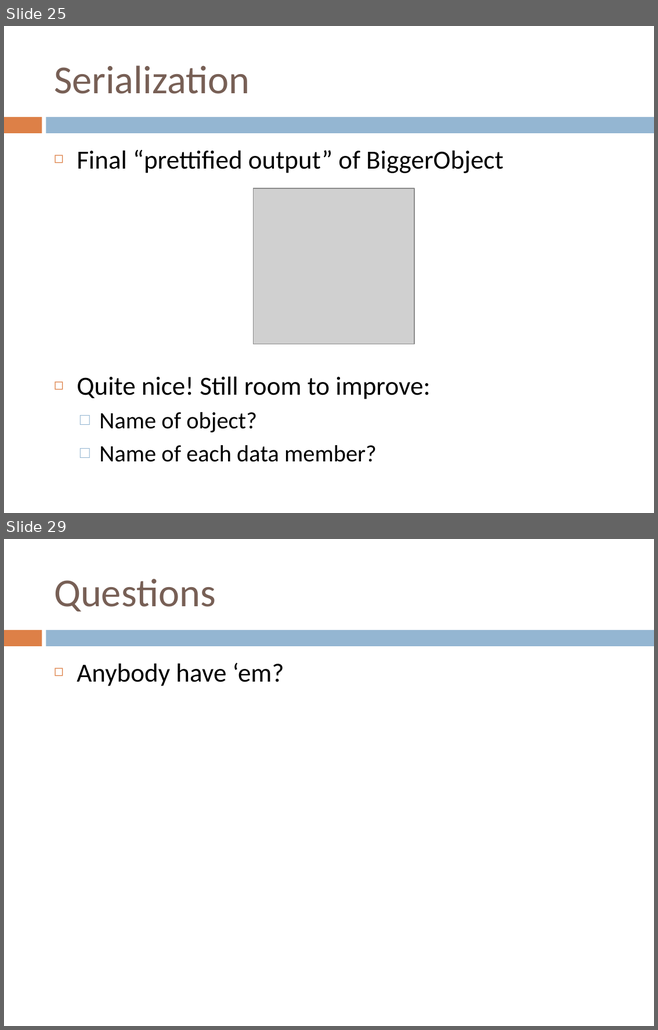
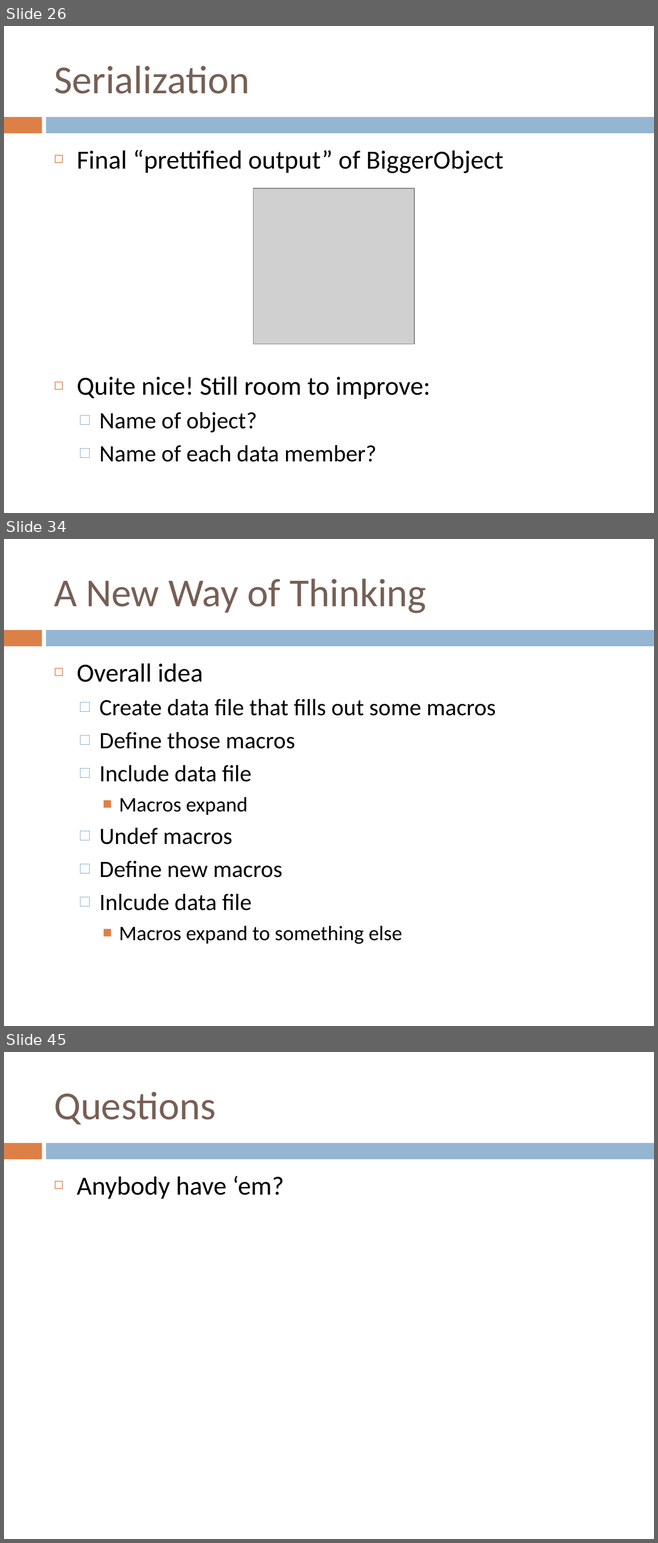
Before and after one commit to RandyGaul/GAM150Slides, a slide deck: GAM150_Club_Serialization.pptx. Shown one above the other, each under a label of ours: slides 25 and 29 before the commit, slides 26, 34 and 45 after it; the slides between them are not shown. The pictures are 658x1030 and 658x1543 pixels, drawn with LibreOffice and Linux fonts; fonts in the diff are those of the drawing; grey boxes stand for pictures. Boxes give left, top, right and bottom in pixels: in the first picture for what was removed or moved away, otherwise in the second. Text is boxed around its words. In the diff, an @@ line names an element or a change of style, - is before the commit and + after.

```diff
--- a/GAM150_Club_Serialization.pptx
+++ b/GAM150_Club_Serialization.pptx
@@ slide 34 added at <box>4,539,654,1026</box>, background #FFFFFF; not listed: 2 template elements that a slide beside it also shows @@
@@ title added at <box>54,578,426,613</box>, 44 pt, text #775F55 @@
+A New Way of Thinking
@@ text added at <box>76,663,495,944</box>, 26 pt, text #000000 @@
+◻ Overall idea
+  □ Create data file that fills out some macros
+  □ Define those macros
+  □ Include data file
+    ■ Macros expand
+  □ Undef macros
+  □ Define new macros
+  □ Inlcude data file
+    ■ Macros expand to something else
@@ what was slide 25 is now slide 26 @@
@@ what was slide 29 is now slide 45 @@
```
Also in this commit, not shown: 18 slides changed, 15 other slides added, 1 other file.
